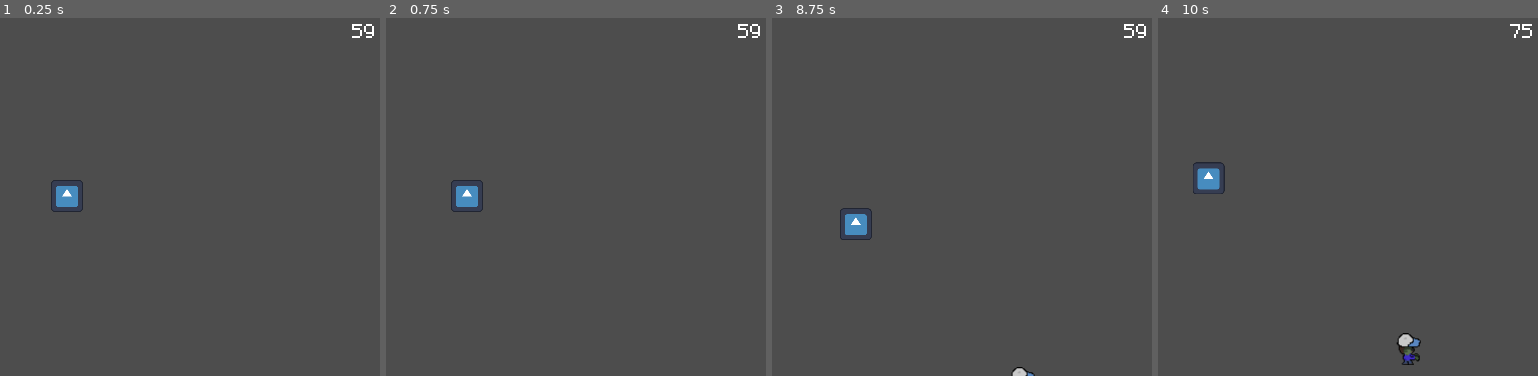
Above: before the commit, frames 1-4 (left to right).
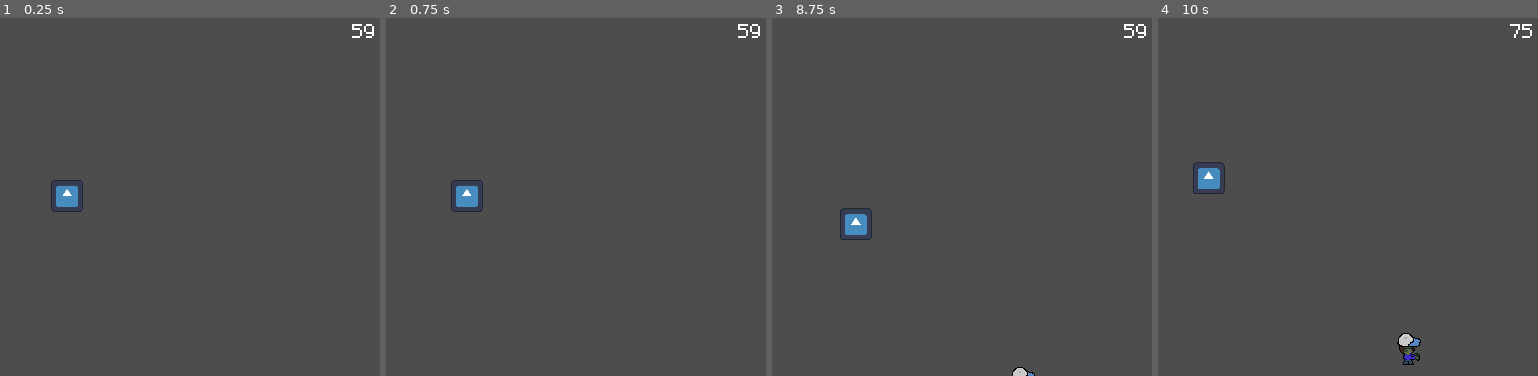
Above: after the commit, the same moments.

Repository: octoscorp/GDS-Jam2
Game: Godot game, scene res://scenes/level.tscn
Two runs of this game, one before a commit and one after it. Both use one fixed random seed, a clock stepped at 60 frames per second and the inputs below. The engine's default icon, where the game draws it, is replaced by a stand-in: a white triangle on a blue panel in a dark square.
Inputs (mouse positions are in pixels of both pictures, inside the frame that each line leads up to):
- Up to frame 1 (0.25 s): no input
- Up to frame 2 (0.75 s): tap Enter (ui_accept) at 0.5 s; move the mouse to (595, 179) at 0.52 s; hold D (player_right) from 0.53 s (still down); hold Enter (ui_accept) from 0.53 s (still down)
- Up to frame 3 (8.75 s): move the mouse to (outside the picture) at 1.27 s; release D (player_right) at 1.28 s; release Enter (ui_accept) at 1.28 s; hold S (player_down) 1.28-2.03 s; tap Enter (ui_accept) at 1.35, 1.52, 1.82, 2.85, 3.02, 3.32, 4.35, 4.52, 4.82, 5.85, 6.02, 6.32, 7.35, 7.52, 7.82 s; move the mouse to (901, 118) at 2.02 s; hold D (player_right) 2.03-2.78 s; hold Enter (ui_accept) 2.03-2.78 s; move the mouse to (806, 268) at 2.77 s; hold W (player_up) 2.78-3.53 s; move the mouse to (1030, 250) at 3.52 s; hold Enter (ui_accept) 3.53-4.28 s; hold A (player_left) 3.53-5.03 s; move the mouse to (outside the picture) at 4.27 s; move the mouse to (870, 197) at 5.02 s; hold S (player_down) 5.03-5.78 s; hold Enter (ui_accept) 5.03-5.78 s; move the mouse to (outside the picture) at 5.77 s; hold D (player_right) 5.78-6.53 s; move the mouse to (981, 179) at 6.52 s; hold W (player_up) 6.53-7.28 s; hold Enter (ui_accept) 6.53-7.28 s; move the mouse to (outside the picture) at 7.27 s; hold D (player_right) 7.28-8.03 s; move the mouse to (901, 118) at 8.02 s; hold S (player_down) from 8.03 s (still down); hold Enter (ui_accept) from 8.03 s (still down)
- Up to frame 4 (10 s): move the mouse to (1192, 268) at 8.77 s; release S (player_down) at 8.78 s; release Enter (ui_accept) at 8.78 s; hold A (player_left) 8.78-9.53 s; tap Enter (ui_accept) at 8.85, 9.02, 9.32 s; move the mouse to (1416, 250) at 9.52 s; hold W (player_up) from 9.53 s (still down); hold Enter (ui_accept) from 9.53 s (still down)

The runs differ from the first frame. In frame 1, less than 0.1% of the frame differs, in the area x 16-19%, y 47-50%; in frame 2, less than 0.1%; in frame 3, less than 0.1%; in frame 4, 0.2%, in the area x 10-70%, y 41-97%.

Commit message:
Add cards and choices

Diff:
--- a/project.godot
+++ b/project.godot
@@ -22,8 +22,20 @@
 window/stretch/mode="canvas_items"
 window/stretch/scale_mode="integer"
 
+[gui]
+
+common/snap_controls_to_pixels=false
+
 [input]
 
+ui_accept={
+"deadzone": 0.5,
+"events": [Object(InputEventKey,"resource_local_to_scene":false,"resource_name":"","device":0,"window_id":0,"alt_pressed":false,"shift_pressed":false,"ctrl_pressed":false,"meta_pressed":false,"pressed":false,"keycode":4194309,"physical_keycode":0,"key_label":0,"unicode":0,"location":0,"echo":false,"script":null)
+, Object(InputEventKey,"resource_local_to_scene":false,"resource_name":"","device":0,"window_id":0,"alt_pressed":false,"shift_pressed":false,"ctrl_pressed":false,"meta_pressed":false,"pressed":false,"keycode":4194310,"physical_keycode":0,"key_label":0,"unicode":0,"location":0,"echo":false,"script":null)
+, Object(InputEventKey,"resource_local_to_scene":false,"resource_name":"","device":0,"window_id":0,"alt_pressed":false,"shift_pressed":false,"ctrl_pressed":false,"meta_pressed":false,"pressed":false,"keycode":32,"physical_keycode":0,"key_label":0,"unicode":32,"location":0,"echo":false,"script":null)
+, Object(InputEventMouseButton,"resource_local_to_scene":false,"resource_name":"","device":-1,"window_id":0,"alt_pressed":false,"shift_pressed":false,"ctrl_pressed":false,"meta_pressed":false,"button_mask":1,"position":Vector2(256, 11),"global_position":Vector2(265, 59),"factor":1.0,"button_index":1,"canceled":false,"pressed":true,"double_click":false,"script":null)
+]
+}
 player_up={
 "deadzone": 0.2,
 "events": [Object(InputEventKey,"resource_local_to_scene":false,"resource_name":"","device":-1,"window_id":0,"alt_press …(192 unchanged characters)…
@@ -62,6 +74,7 @@
 
 [rendering]
 
+textures/canvas_textures/default_texture_filter=0
 renderer/rendering_method="gl_compatibility"
 renderer/rendering_method.mobile="gl_compatibility"
 textures/stretch/scale_mode="fractional"
--- /dev/null
+++ b/scenes/card_choice.tscn
@@ -0,0 +1,47 @@
+[gd_scene load_steps=2 format=3 uid="uid://d4full6gm0w46"]
+
+[ext_resource type="PackedScene" uid="uid://k7a3mxdxoxqj" path="res://scenes/card_option.tscn" id="1_8uqop"]
+
+[node name="CardChoice" type="Control"]
+layout_mode = 3
+anchors_preset = 15
+anchor_right = 1.0
+anchor_bottom = 1.0
+grow_horizontal = 2
+grow_vertical = 2
+mouse_filter = 2
+
+[node name="Background" type="TextureRect" parent="."]
+z_index = -1
+layout_mode = 1
+anchors_preset = 15
+anchor_right = 1.0
+anchor_bottom = 1.0
+offset_left = 140.0
+offset_top = 80.0
+offset_right = -140.0
+offset_bottom = -80.0
+grow_horizontal = 2
+grow_vertical = 2
+
+[node name="HBoxContainer" type="HBoxContainer" parent="."]
+layout_mode = 2
+anchor_right = 1.0
+anchor_bottom = 1.0
+offset_left = 230.0
+offset_top = 180.0
+offset_right = -230.0
+offset_bottom = -180.0
+alignment = 1
+
+[node name="CardOption1" parent="HBoxContainer" instance=ExtResource("1_8uqop")]
+layout_mode = 2
+size_flags_horizontal = 2
+
+[node name="CardOption2" parent="HBoxContainer" instance=ExtResource("1_8uqop")]
+layout_mode = 2
+size_flags_horizontal = 6
+
+[node name="CardOption3" parent="HBoxContainer" instance=ExtResource("1_8uqop")]
+layout_mode = 2
+size_flags_horizontal = 10
--- /dev/null
+++ b/scenes/card_option.tscn
@@ -0,0 +1,77 @@
+[gd_scene load_steps=7 format=3 uid="uid://k7a3mxdxoxqj"]
+
+[ext_resource type="Script" uid="uid://dgrfxl1k433ah" path="res://scripts/card_option.gd" id="1_0xo0c"]
+[ext_resource type="Texture2D" uid="uid://cwswl88sfm0ds" path="res://media/card.png" id="1_ps6am"]
+[ext_resource type="Texture2D" uid="uid://bikqbflcvegaa" path="res://media/boot.png" id="2_bssk0"]
+[ext_resource type="FontFile" uid="uid://k5pg2ufuduyu" path="res://media/fonts/m5x7.ttf" id="3_0xo0c"]
+[ext_resource type="Texture2D" uid="uid://cfbhyu5d40v7m" path="res://media/card_outline.png" id="4_lnra5"]
+
+[sub_resource type="RectangleShape2D" id="RectangleShape2D_jqq07"]
+size = Vector2(64, 96)
+
+[node name="CardOption" type="Control"]
+layout_mode = 3
+anchors_preset = 0
+offset_right = 70.0
+offset_bottom = 100.0
+mouse_filter = 1
+mouse_default_cursor_shape = 2
+script = ExtResource("1_0xo0c")
+
+[node name="Background" type="TextureRect" parent="."]
+texture_filter = 1
+layout_mode = 1
+anchors_preset = -1
+offset_left = -32.0
+offset_top = -47.0
+offset_right = 32.0
+offset_bottom = 49.0
+grow_horizontal = 2
+grow_vertical = 2
+mouse_filter = 2
+texture = ExtResource("1_ps6am")
+stretch_mode = 2
+
+[node name="Icon" type="TextureRect" parent="."]
+layout_mode = 1
+offset_left = -8.0
+offset_top = -44.0
+offset_right = 8.0
+offset_bottom = -28.0
+mouse_filter = 2
+texture = ExtResource("2_bssk0")
+stretch_mode = 2
+
+[node name="Description" type="Label" parent="."]
+layout_mode = 0
+offset_left = -31.0
+offset_top = -25.0
+offset_right = 31.0
+offset_bottom = 45.0
+theme_override_colors/font_color = Color(0, 0, 0, 1)
+theme_override_fonts/font = ExtResource("3_0xo0c")
+theme_override_font_sizes/font_size = 16
+text = "NAME"
+horizontal_alignment = 1
+vertical_alignment = 1
+autowrap_mode = 3
+justification_flags = 160
+
+[node name="Outline" type="TextureRect" parent="."]
+layout_mode = 1
+anchors_preset = -1
+grow_horizontal = 2
+grow_vertical = 2
+mouse_filter = 2
+texture = ExtResource("4_lnra5")
+
+[node name="HoverDetector" type="Area2D" parent="."]
+z_index = 1
+collision_layer = 256
+collision_mask = 256
+
+[node name="CollisionShape2D" type="CollisionShape2D" parent="HoverDetector"]
+shape = SubResource("RectangleShape2D_jqq07")
+
+[connection signal="mouse_entered" from="HoverDetector" to="." method="_on_hover_detector_mouse_entered"]
+[connection signal="mouse_exited" from="HoverDetector" to="." method="_on_hover_detector_mouse_exited"]
--- /dev/null
+++ b/scenes/cards/_base_card.tscn
@@ -0,0 +1,6 @@
+[gd_scene load_steps=2 format=3 uid="uid://detvnjscmvjqq"]
+
+[ext_resource type="Script" uid="uid://qru3be0cy4v8" path="res://scripts/card.gd" id="1_7stpj"]
+
+[node name="BaseCard" type="Node"]
+script = ExtResource("1_7stpj")
--- a/scenes/level.tscn
+++ b/scenes/level.tscn
@@ -44,5 +44,6 @@
 wait_time = 10.0
 autostart = true
 
+[connection signal="luck_value_changed" from="." to="." method="_on_luck_value_changed"]
 [connection signal="timeout" from="PlayerCamera/SpawningPath/Timer" to="PlayerCamera/SpawningPath" method="_on_timer_timeout"]
 [connection signal="timeout" from="LuckRerollTimer" to="." method="_on_luck_reroll_timer_timeout"]
--- /dev/null
+++ b/scripts/card.gd
@@ -0,0 +1,57 @@
+extends Node
+
+class_name Card
+
+enum ID {
+	PLAYER_SPEED_10,
+	PLAYER_SPEED_10_NEGATIVE,
+}
+
+# Percentage chance that a given luck value falls within the bounds
+const chances = {
+	ID.PLAYER_SPEED_10: 10,
+}
+
+const descriptions = {
+	ID.PLAYER_SPEED_10: "+10% PLAYER movement speed",
+	ID.PLAYER_SPEED_10_NEGATIVE: "+10% PLAYER movement speed",
+}
+
+const _icon_array = {
+	"BOOT": "res://media/boot.png",
+	"BULLET": "res://media/bullet.png",
+}
+
+const icons = {
+	ID.PLAYER_SPEED_10: _icon_array["BOOT"],
+}
+
+signal player_speed_modified(percentage_increase)
+
+@export var card_id = ID.PLAYER_SPEED_10
+
+var lower_bound: int
+var upper_bound: int
+
+func _ready():
+	var range = chances[card_id]
+	lower_bound = randi() % (100 - range)
+	upper_bound = lower_bound + range
+
+func activate():
+	_apply_effect(false)
+
+func deactivate():
+	_apply_effect(true)
+
+func mult_value(value: int, invert: bool):
+	return (1 / value) if invert else value
+
+# Applies card effect (removes if remove is true)
+func _apply_effect(remove):
+	match card_id:
+		ID.PLAYER_SPEED_10:
+			# WARNING: Does not cancel to 1.
+			player_speed_modified.emit(mult_value(1.1, remove))
+		ID.PLAYER_SPEED_10_NEGATIVE:
+			player_speed_modified.emit(mult_value(0.9, remove))
--- /dev/null
+++ b/scripts/card_option.gd
@@ -0,0 +1,27 @@
+extends Control
+
+signal card_option_selected(card: Card)
+
+var selected = false
+var card: Card = null
+
+func _ready():
+	$Outline.visible = false
+
+func _input(event: InputEvent) -> void:
+	if event.is_action_pressed("ui_accept") and selected:
+		card_option_selected.emit(card)
+
+func set_card(new_card: Card):
+	card = new_card
+	var id = card.card_id
+	$Description.text = "%d-%d: %s" % [card.lower_bound, card.upper_bound, Card.descriptions[id]]
+	$Icon.texture = load(Card.icons[id])
+
+func _on_hover_detector_mouse_entered() -> void:
+	$Outline.visible = true
+	selected = true
+
+func _on_hover_detector_mouse_exited() -> void:
+	$Outline.visible = false
+	selected = false
--- a/scripts/level.gd
+++ b/scripts/level.gd
@@ -1,4 +1,6 @@
 extends Node2D
+
+signal luck_value_changed
 
 const LUCK_MAX = 99
 
@@ -13,3 +15,7 @@
 
 func _on_luck_reroll_timer_timeout() -> void:
 	reroll_luck_value()
+
+func _on_luck_value_changed() -> void:
+	# All abilities are configured upon this change
+	pass # Replace with function body.
Binary file added: media/blood.png
Binary file added: media/boot.png
Binary file added: media/bullet.png
Binary file added: media/card.png
Binary file added: media/card_outline.png
Binary file added: media/fire_rate.png
Binary file added: media/target.png
Not shown, added: scripts/card.gd.uid
Not shown, added: scripts/card_option.gd.uid
Not shown, added: media/wip/blood.xcf
Not shown, added: media/wip/boot.xcf
Not shown, added: media/wip/bullet.xcf
(and 4 more such lines)
